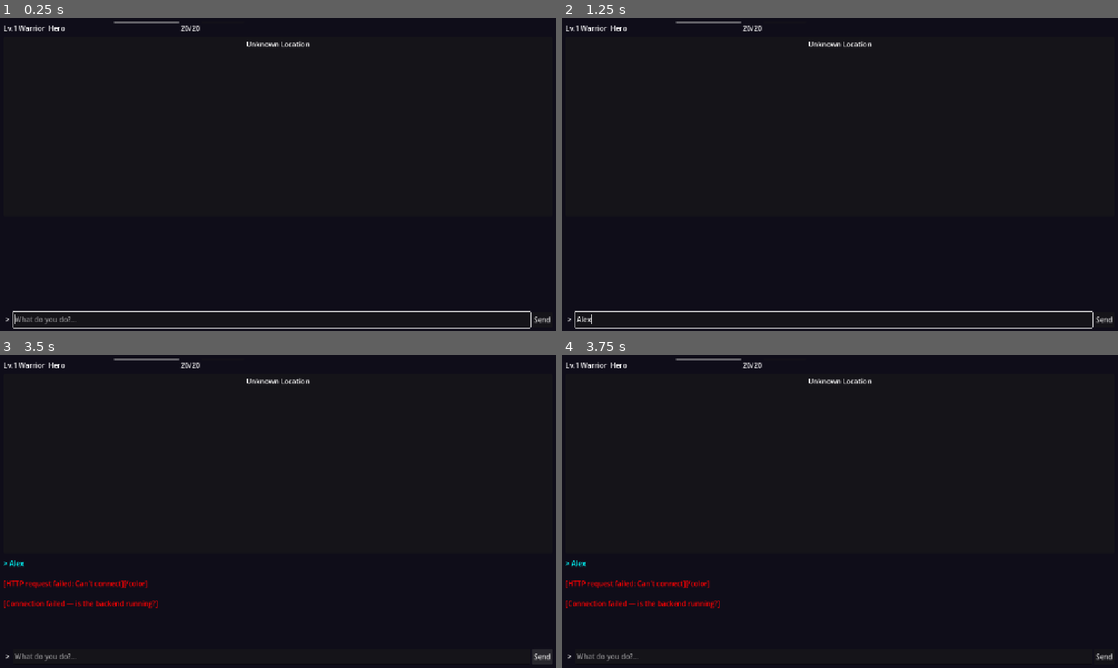
Above: before the commit, frames 1-4 (two rows, left to right).
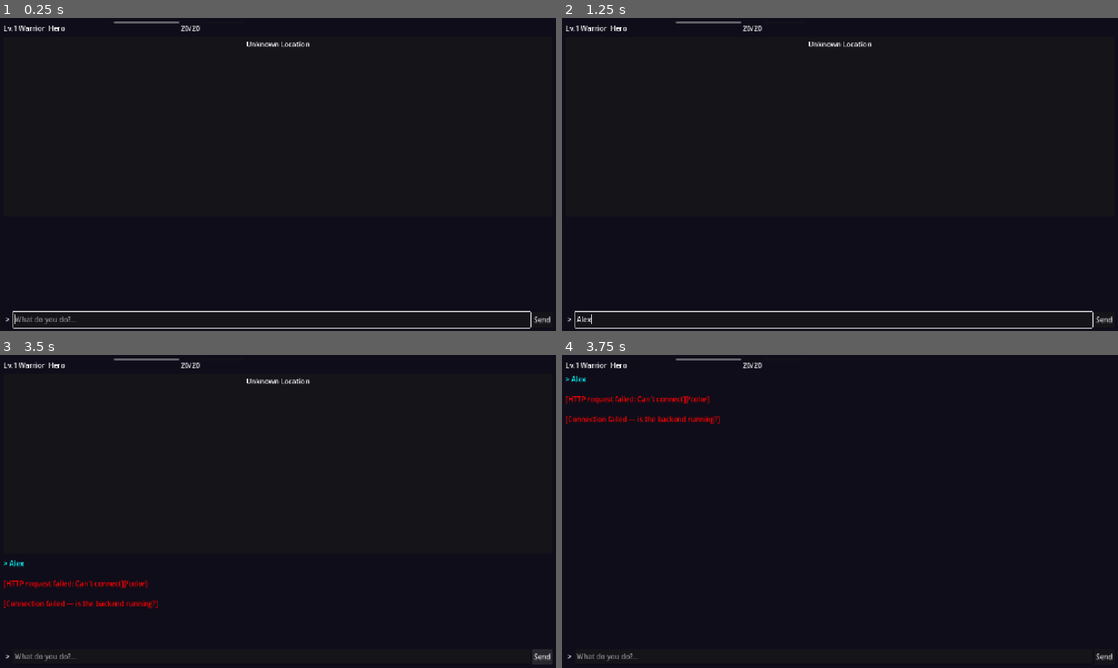
Above: after the commit, the same moments.

Repository: msbel5/ember-rpg
Game: Godot game, scene res://scenes/game_session.tscn
Two runs of this game, one before a commit and one after it. Both use one fixed random seed, a clock stepped at 60 frames per second and the inputs below. This scene is started directly instead of the project's main scene.
Inputs (mouse positions are in pixels of both pictures, inside the frame that each line leads up to):
- Up to frame 1 (0.25 s): no input
- Up to frame 2 (1.25 s): click (834, 318) at 0.52 s; type "Alex" at 0.6 s
- Up to frame 3 (3.5 s): click "Send" at 1.25 s; click "Send" at 2 s; click "Send" at 2.75 s
- Up to frame 4 (3.75 s): tap Enter at 3.5 s; move the mouse to (840, 464) at 3.52 s; tap M at 3.6 s; click (840, 464) at 3.67 s

Frames 1-3 are identical in both runs. In frame 4, 1.6% of the frame differs, in the area x 0-56%, y 6-82%.

Commit message:
Godot: entity fade-in reveal system, M key map toggle
- Entities start invisible, fade in when DM narrative mentions them
- reveal_entity() with 1s tween fade-in
- reveal_all() after 10s timeout (fallback for unrevealed entities)
- M key toggles map panel visibility
- entity_revealed signal from GameState to tile_map_renderer
- entity_containers dict for tracking entity nodes by ID

Co-Authored-By: Claude Opus 4.6 (1M context) <noreply@anthropic.com>

Diff:
--- a/godot-client/autoloads/game_state.gd
+++ b/godot-client/autoloads/game_state.gd
@@ -24,6 +24,7 @@
 signal scene_changed(new_scene: String)
 signal map_loaded(map_data: Dictionary)
 signal entities_loaded(entities: Dictionary)
+signal entity_revealed(entity_id: String)
 
 func update_from_response(data: Dictionary) -> void:
 	if data.has("session_id"):
@@ -83,6 +84,11 @@
 				var clean = _clean_narrative(item["text"])
 				narrative_history.append(clean)
 				narrative_received.emit(clean)
+			# Emit reveal signal if present
+			if item.has("reveal") and item["reveal"] != null:
+				var reveal = item["reveal"]
+				if reveal.has("id"):
+					entity_revealed.emit(reveal["id"])
 
 	state_updated.emit()
 
--- a/godot-client/scenes/game_session.gd
+++ b/godot-client/scenes/game_session.gd
@@ -27,6 +27,7 @@
 	GameState.combat_started.connect(_on_combat_started)
 	GameState.combat_ended.connect(_on_combat_ended)
 	GameState.level_up_occurred.connect(_on_level_up)
+	GameState.entity_revealed.connect(_on_entity_revealed)
 	Backend.request_error.connect(_on_backend_error)
 
 	# Create tile map renderer in the map panel
@@ -64,6 +65,10 @@
 		return
 	print("[DEBUG] scene_entered: got data, keys=%s" % str(data.keys()))
 	GameState.update_from_response(data)
+	# After all narrative streams process, reveal remaining hidden entities
+	await get_tree().create_timer(10.0).timeout
+	if tile_map_renderer:
+		tile_map_renderer.reveal_all()
 
 func _on_entity_clicked(entity_id: String, entity_data: Dictionary) -> void:
 	var entity_name = entity_data.get("name", "Unknown")
@@ -232,5 +237,15 @@
 func _on_level_up(new_level: int) -> void:
 	_append_narrative("[color=yellow]✦ LEVEL UP! You are now level %d! ✦[/color]" % new_level)
 
+func _input(event: InputEvent) -> void:
+	# M key toggles map visibility
+	if event is InputEventKey and event.pressed and event.keycode == KEY_M:
+		if tile_map_renderer:
+			map_viewer.visible = not map_viewer.visible
+
+func _on_entity_revealed(entity_id: String) -> void:
+	if tile_map_renderer:
+		tile_map_renderer.reveal_entity(entity_id)
+
 func _on_backend_error(message: String) -> void:
 	_append_narrative("[color=red][%s][/color]" % message)
--- a/godot-client/scripts/tile_map_renderer.gd
+++ b/godot-client/scripts/tile_map_renderer.gd
@@ -41,9 +41,11 @@
 var tile_cache: Dictionary = {}
 var sprite_cache: Dictionary = {}
 var entity_nodes: Array[Node] = []
+var entity_containers: Dictionary = {}  # entity_id → Control node
 var camera_offset: Vector2 = Vector2.ZERO
 var map_width: int = 0
 var map_height: int = 0
+var fog_overlay: ColorRect = null
 
 signal entity_clicked(entity_id: String, entity_data: Dictionary)
 signal tile_clicked(tile_x: int, tile_y: int)
@@ -140,8 +142,30 @@
 	button.pressed.connect(_on_entity_pressed.bind(entity_id, entity))
 	container.add_child(button)
 
+	# Start invisible — will fade in when DM mentions this entity
+	container.modulate = Color(1, 1, 1, 0)
+
 	add_child(container)
 	entity_nodes.append(container)
+	entity_containers[entity_id] = container
+
+func reveal_entity(entity_id: String) -> void:
+	"""Fade in an entity when the DM narrative mentions it."""
+	if not entity_containers.has(entity_id):
+		return
+	var container = entity_containers[entity_id]
+	if not is_instance_valid(container):
+		return
+	# Fade in tween
+	var tween = create_tween()
+	tween.tween_property(container, "modulate", Color(1, 1, 1, 1), 1.0)
+
+func reveal_all() -> void:
+	"""Reveal all entities immediately."""
+	for eid in entity_containers:
+		var container = entity_containers[eid]
+		if is_instance_valid(container):
+			container.modulate = Color(1, 1, 1, 1)
 
 func _on_entity_pressed(entity_id: String, entity_data: Dictionary) -> void:
 	entity_clicked.emit(entity_id, entity_data)
